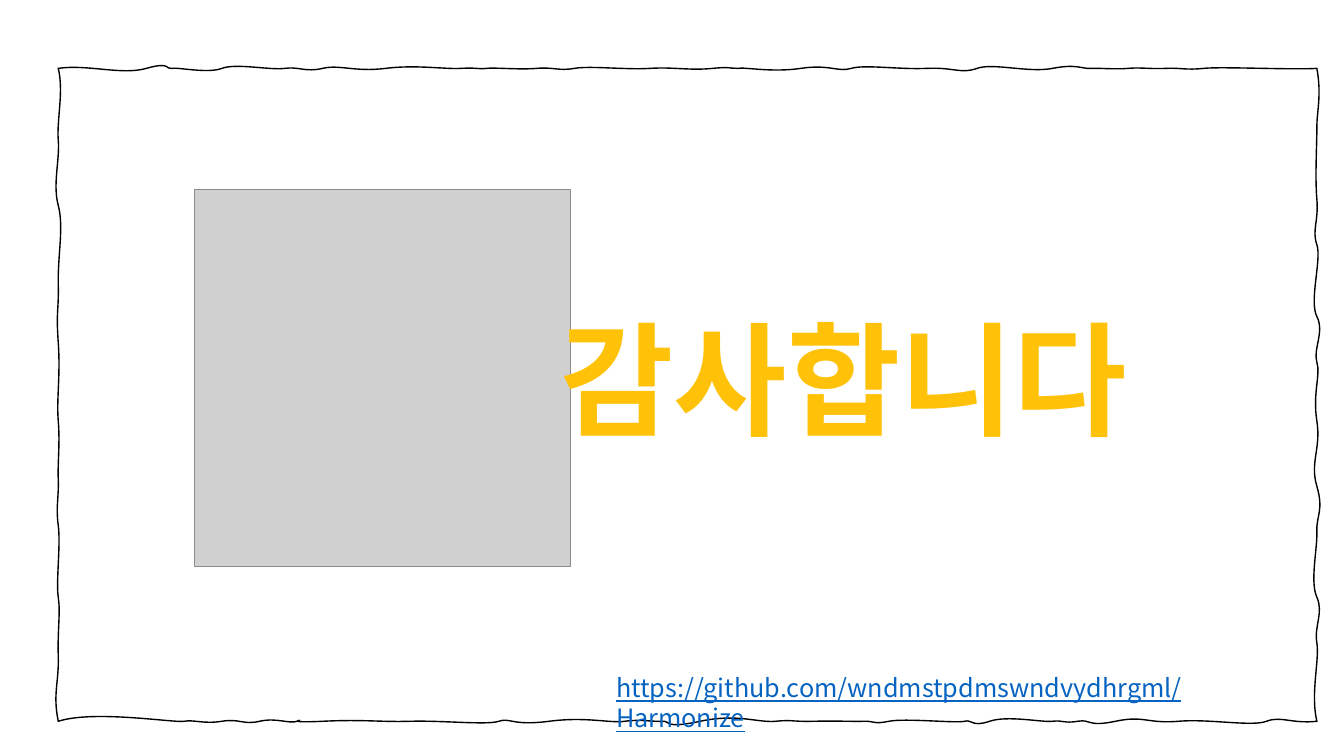
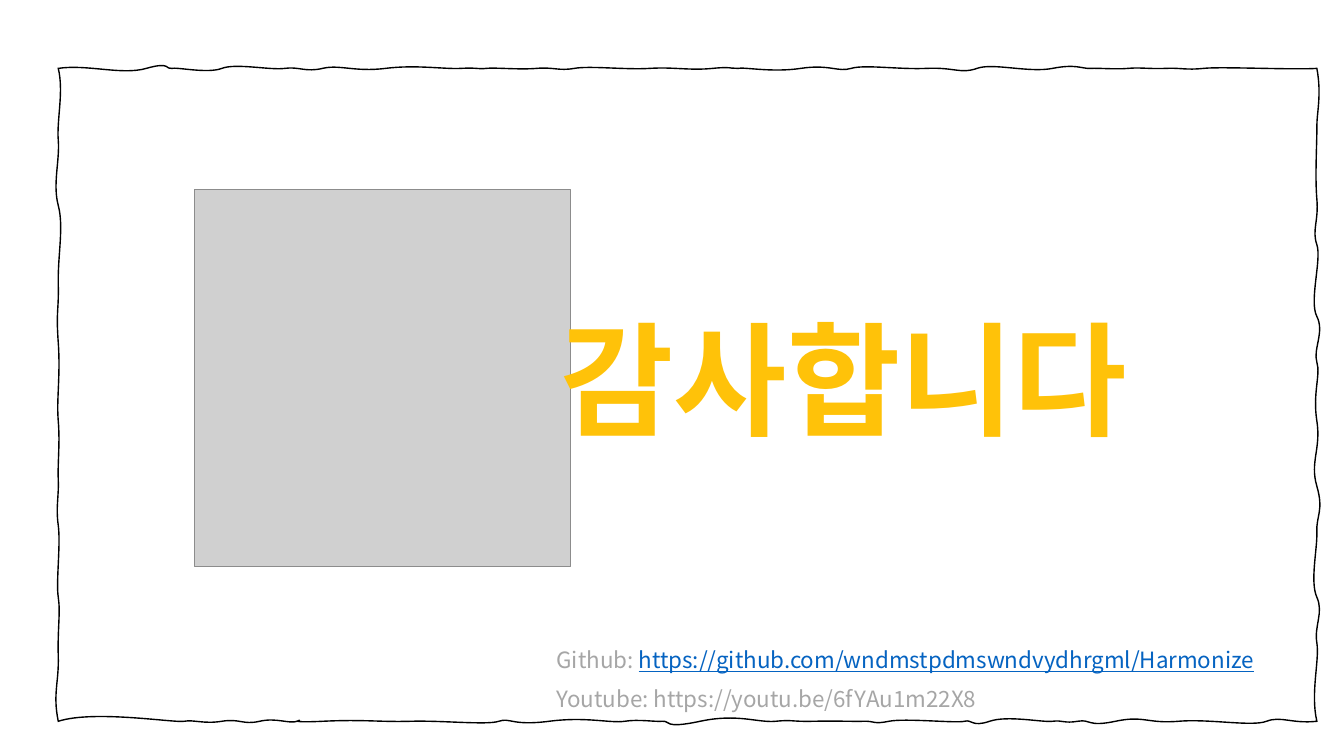
Before and after one commit to joooeunkim/Harmonize, a slide deck: slide 12 of 모두의쿠폰_하모니즈.pptx. Drawn at 1344x756 pixels with LibreOffice and Linux fonts; fonts in the diff are those of the drawing; grey boxes stand for pictures. Boxes give left, top, right and bottom in pixels: in the first picture for what was removed or moved away, otherwise in the second. Text is boxed around its words. In the diff, an @@ line names an element or a change of style, - is before the commit and + after.

```diff
--- a/모두의쿠폰_하모니즈.pptx
+++ b/모두의쿠폰_하모니즈.pptx
@@ text at (557,650,1254,673): text changed; size 18 to 16 pt @@
-https://github.com/wndmstpdmswndvydhrgml/Harmonize
+Github: https://github.com/wndmstpdmswndvydhrgml/Harmonize
@@ text added at (557,689,976,712), 16 pt, text #A6A6A6 @@
+Youtube: https://youtu.be/6fYAu1m22X8
```
Also in this commit, not shown: 2 other files.
